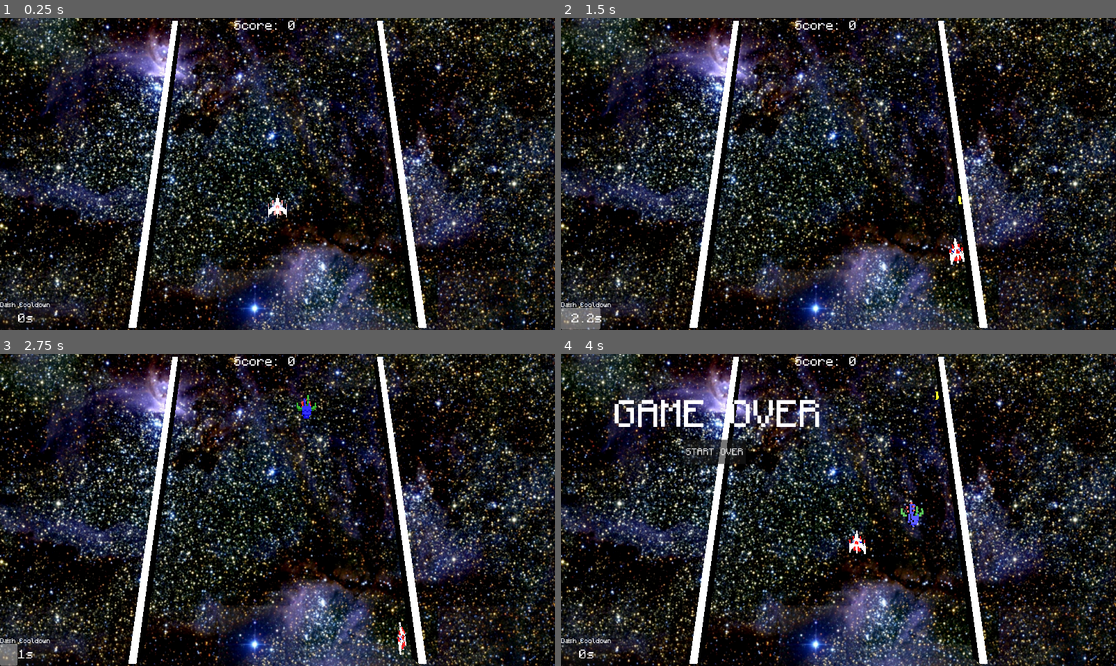
Above: before the commit, frames 1-4 (two rows, left to right).
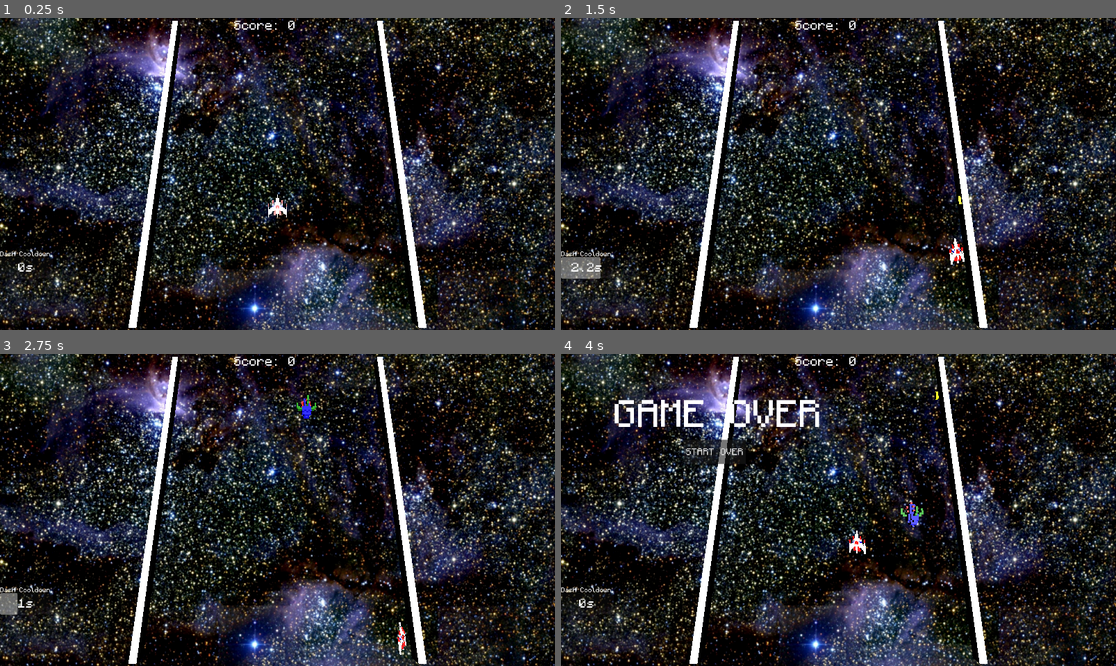
Above: after the commit, the same moments.

Repository: klayism/Galavious
Game: Godot game, scene res://Scenes/Main.tscn
Same seed, same stepped clock (60 frames per second), same inputs: the game is played once before the commit and once after it.
Inputs:
- Up to frame 1 (0.25 s): no input
- Up to frame 2 (1.5 s): tap Enter at 0.5 s; hold D (right) 0.53-1.28 s; tap Shift (dash) at 0.6 s; hold S (down) from 1.28 s (still down); tap Space (fire) at 1.35 s
- Up to frame 3 (2.75 s): release S (down) at 2.03 s; hold D (right) from 2.03 s (still down); tap Shift (dash) at 2.1 s
- Up to frame 4 (4 s): release D (right) at 2.78 s; hold W (up) 2.78-3.53 s; tap Space (fire) at 2.85 s; hold A (left) from 3.53 s (still down); tap Shift (dash) at 3.6 s

The runs differ from the first frame. In frame 1, 0.3% of the frame differs, in the area x 0-10%, y 74-100%; in frame 2, 1.1%; in frame 3, 0.7%; in frame 4, 0.3%.

Commit message:
fjiefjdskljlskf

Diff:
--- a/project/Scenes/Score.tscn
+++ b/project/Scenes/Score.tscn
@@ -17,9 +17,9 @@
 anchor_right = 0.676
 anchor_bottom = 0.076
 offset_left = -551.96
-offset_top = 982.0
+offset_top = 806.0
 offset_right = -869.384
-offset_bottom = 974.752
+offset_bottom = 798.752
 theme_override_fonts/normal_font = ExtResource("1_fu37o")
 theme_override_font_sizes/normal_font_size = 20
 text = "Dash Cooldown"
@@ -29,9 +29,9 @@
 
 [node name="ProgressBar" type="ProgressBar" parent="."]
 layout_mode = 0
-offset_top = 1003.0
+offset_top = 827.0
 offset_right = 182.0
-offset_bottom = 1079.0
+offset_bottom = 903.0
 value = 100.0
 show_percentage = false
 
@@ -39,9 +39,9 @@
 texture_filter = 1
 layout_mode = 0
 offset_left = 1.0
-offset_top = 1018.0
+offset_top = 842.0
 offset_right = 91.0
-offset_bottom = 1041.0
+offset_bottom = 865.0
 scale = Vector2(2, 2)
 theme_override_fonts/normal_font = ExtResource("1_fu37o")
 theme_override_font_sizes/normal_font_size = 20
